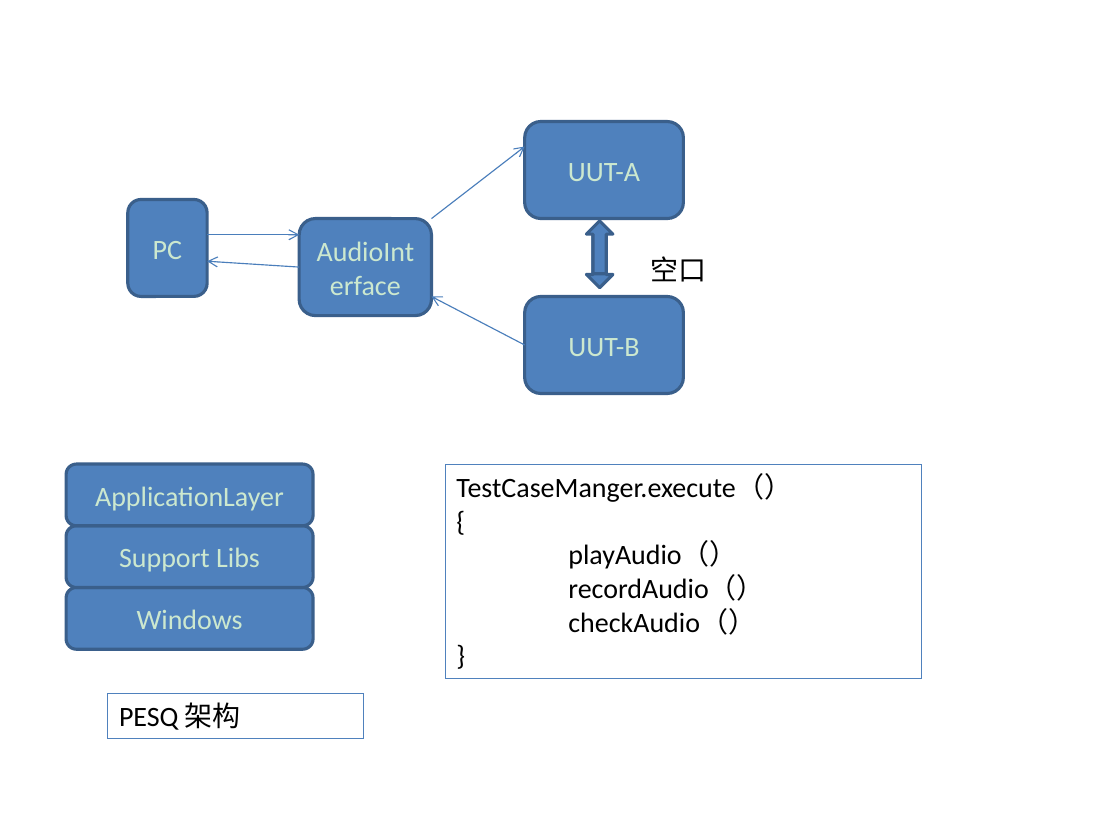
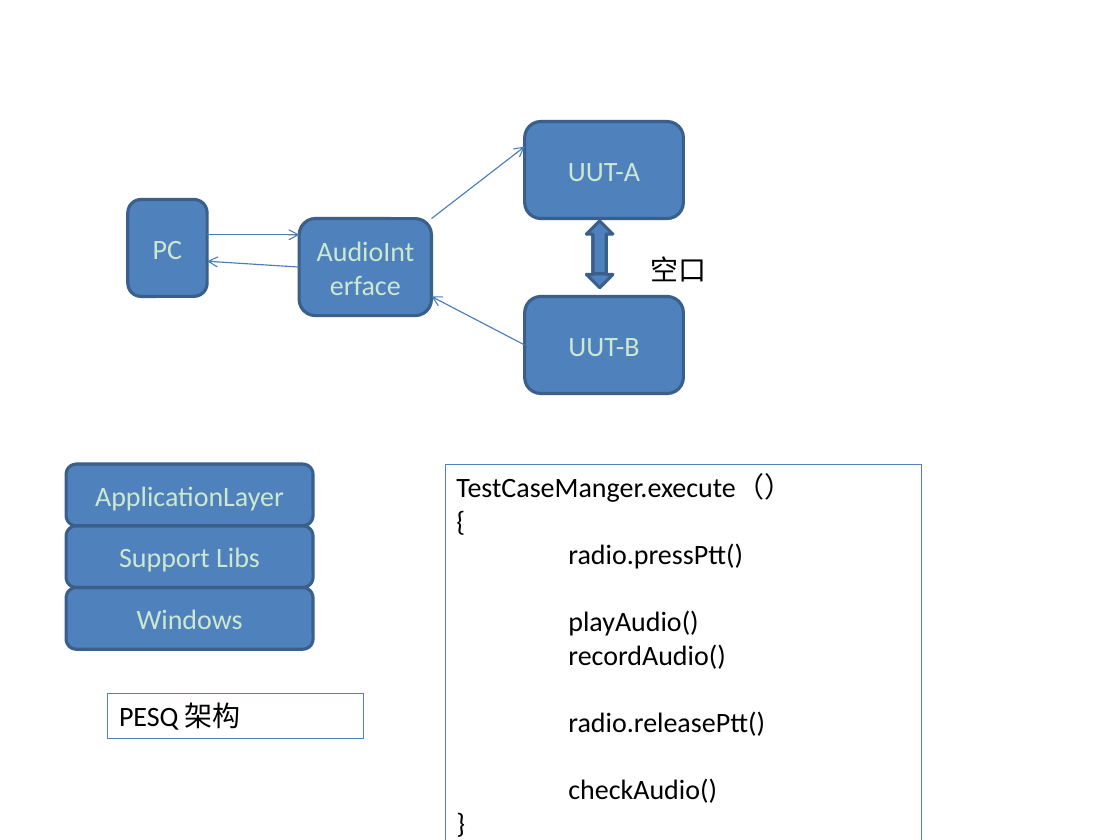
Before and after one commit to torychen/StudyThe1stLineCodeOfAndroid, a slide deck: slide 4 of StudyProgress/MyProject/ProjectArchitecture/my_project_architecture.pptx (slide 3 before the commit). Drawn at 1120x840 pixels with LibreOffice and Linux fonts; fonts in the diff are those of the drawing. Boxes give left, top, right and bottom in pixels: in the first picture for what was removed or moved away, otherwise in the second. Text is boxed around its words. In the diff, an @@ line names an element or a change of style, - is before the commit and + after.

```diff
--- a/StudyProgress/MyProject/ProjectArchitecture/my_project_architecture.pptx
+++ b/StudyProgress/MyProject/ProjectArchitecture/my_project_architecture.pptx
@@ rectangle "TestCaseManger.execute（）": place and size @@
-rectangle "TestCaseManger.execute（）" at <box>446,464,922,679</box>
+rectangle "TestCaseManger.execute（）" at <box>446,464,922,840</box>
@@ text in rectangle at <box>568,543,765,803</box>: text changed @@
-playAudio（）
-recordAudio（）
-checkAudio（）
+radio.pressPtt()
+playAudio()
+recordAudio()
+radio.releasePtt()
+checkAudio()
```
Also in this commit, not shown: 3 other slides changed.
